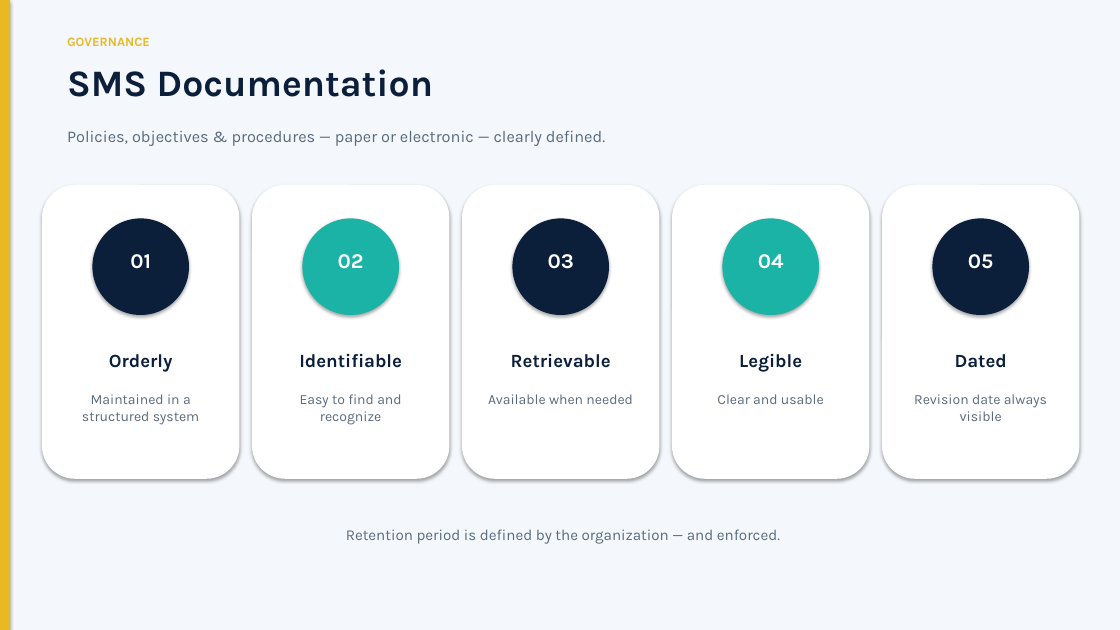
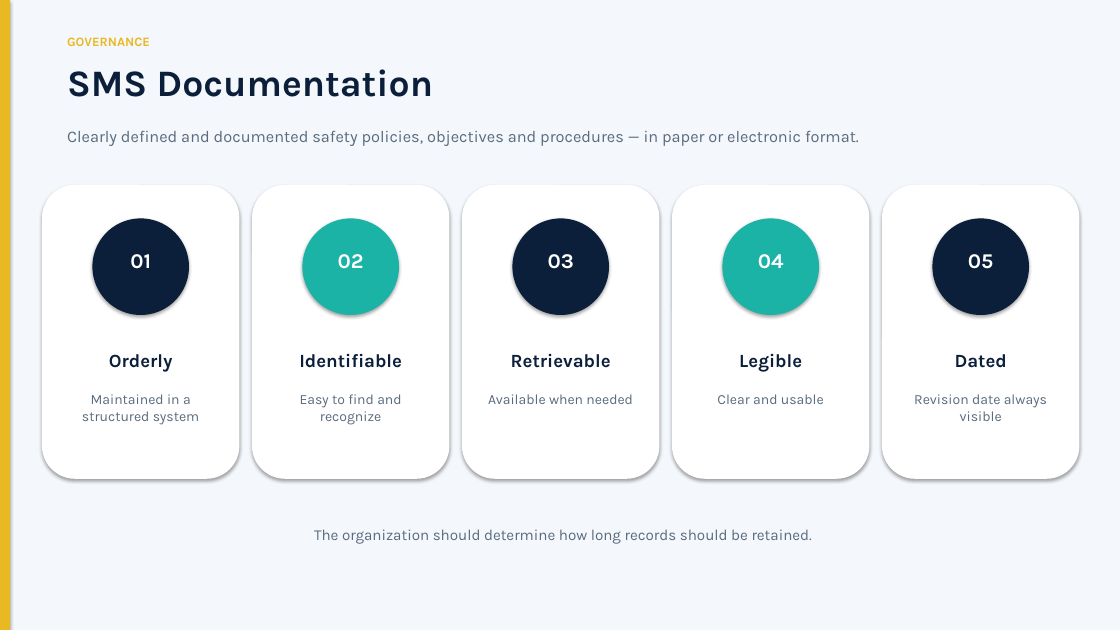
Before and after one commit to silly-beep/silly-beep, a slide deck: slide 10 of SMS_Management_Briefing.pptx. Drawn at 1120x630 pixels with LibreOffice and Linux fonts; fonts in the diff are those of the drawing. Boxes give left, top, right and bottom in pixels: in the first picture for what was removed or moved away, otherwise in the second. Text is boxed around its words. In the diff, an @@ line names an element or a change of style, - is before the commit and + after.

```diff
--- a/SMS_Management_Briefing.pptx
+++ b/SMS_Management_Briefing.pptx
@@ text at (x1=67, y1=131, x2=859, y2=146): text changed @@
-Policies, objectives & procedures — paper or electronic — clearly defined.
+Clearly defined and documented safety policies, objectives and procedures — in paper or electronic format.
@@ text at (x1=314, y1=529, x2=812, y2=544): text changed @@
-Retention period is defined by the organization — and enforced.
+The organization should determine how long records should be retained.
```
Also in this commit, not shown: 15 other slides changed, 1 other file.
